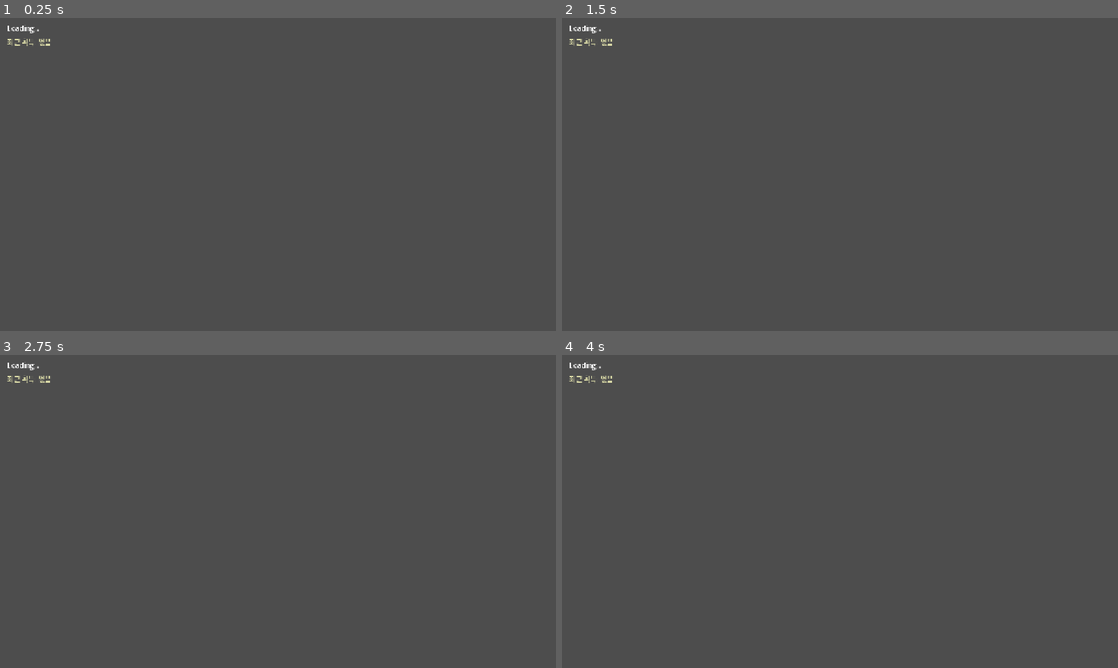
Above: before the commit, frames 1-4 (two rows, left to right).
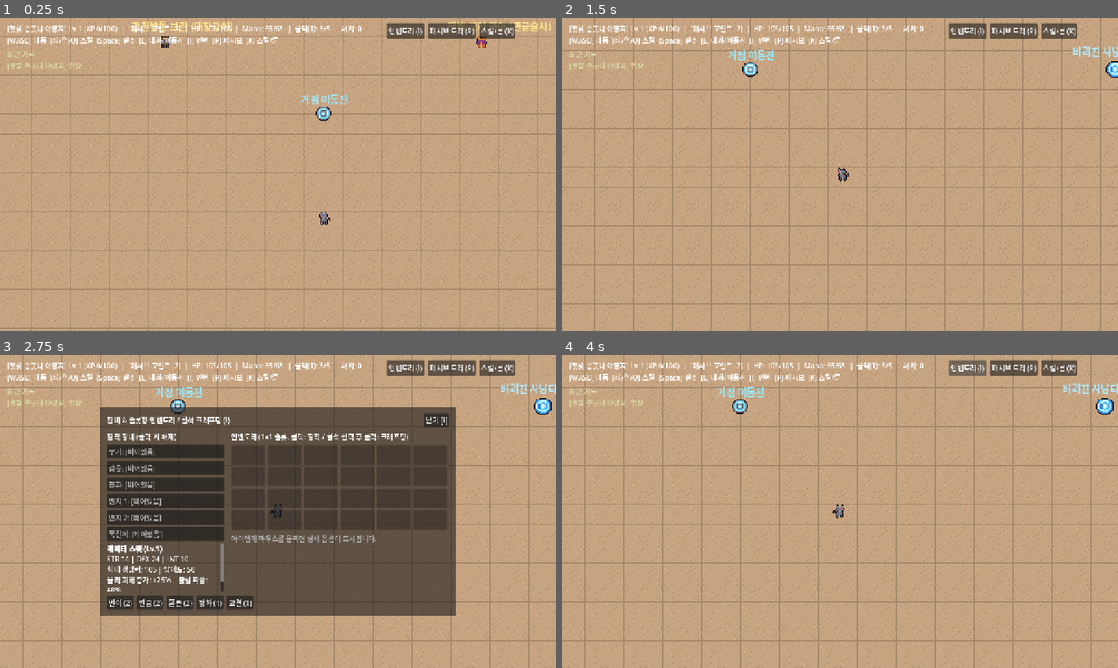
Above: after the commit, the same moments.

Repository: PigPenguinMan/HSG
Game: Godot game, scene res://scenes/Arena.tscn
The game is run twice, just before and just after one commit, with the same random seed, the same clock (stepped at 60 frames per second) and the same inputs.
Inputs (mouse positions are in pixels of both pictures, inside the frame that each line leads up to):
- Up to frame 1 (0.25 s): no input
- Up to frame 2 (1.5 s): tap Enter at 0.5 s; move the mouse to (962, 158) at 0.52 s; hold D (move_right) 0.53-1.25 s; hold Q 0.53-1.25 s; click (962, 158) at 0.67 s; drag from (728, 190) to (812, 237) at 1.27 s
- Up to frame 3 (2.75 s): move the mouse to (333, 442) at 2.02 s; hold D (move_right) from 2.03 s (still down); tap I at 2.1 s
- Up to frame 4 (4 s): release D (move_right) at 2.75 s; drag from (812, 574) to (673, 464) at 2.77 s; click (967, 367) at 3.5 s, where only the run after the commit has a clickable "인벤토리 (I)"

The runs differ from the first frame. In frame 1, 99% of the frame differs, in the area x 0-100%, y 0-100%; in frame 2, 99%; in frame 3, 74%; in frame 4, 99%.
Error before the commit: Parse Error: Cannot infer the type of "kc" variable because the value doesn't have a set type. (res://src/world/arena.gd:191)

Commit message:
fix(arena): explicit type for kc in _unhandled_input

Diff:
--- a/src/world/arena.gd
+++ b/src/world/arena.gd
@@ -188,7 +188,8 @@
 
 func _unhandled_input(event: InputEvent) -> void:
 	if event is InputEventKey and event.pressed and not event.echo:
-		var kc := event.physical_keycode if event.physical_keycode != KEY_NONE else event.keycode
+		var key_ev := event as InputEventKey
+		var kc: int = key_ev.physical_keycode if key_ev.physical_keycode != KEY_NONE else key_ev.keycode
 		if kc == KEY_I:
 			_toggle_inventory()
 		elif kc == KEY_P:
